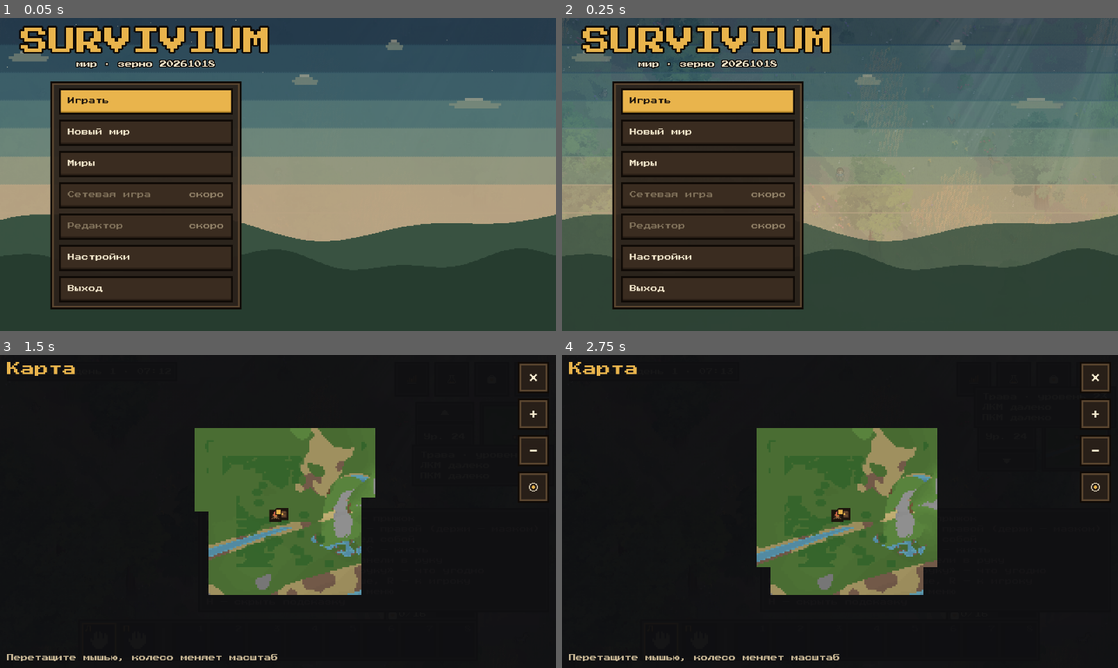
Above: before the commit, frames 1-4 (two rows, left to right).
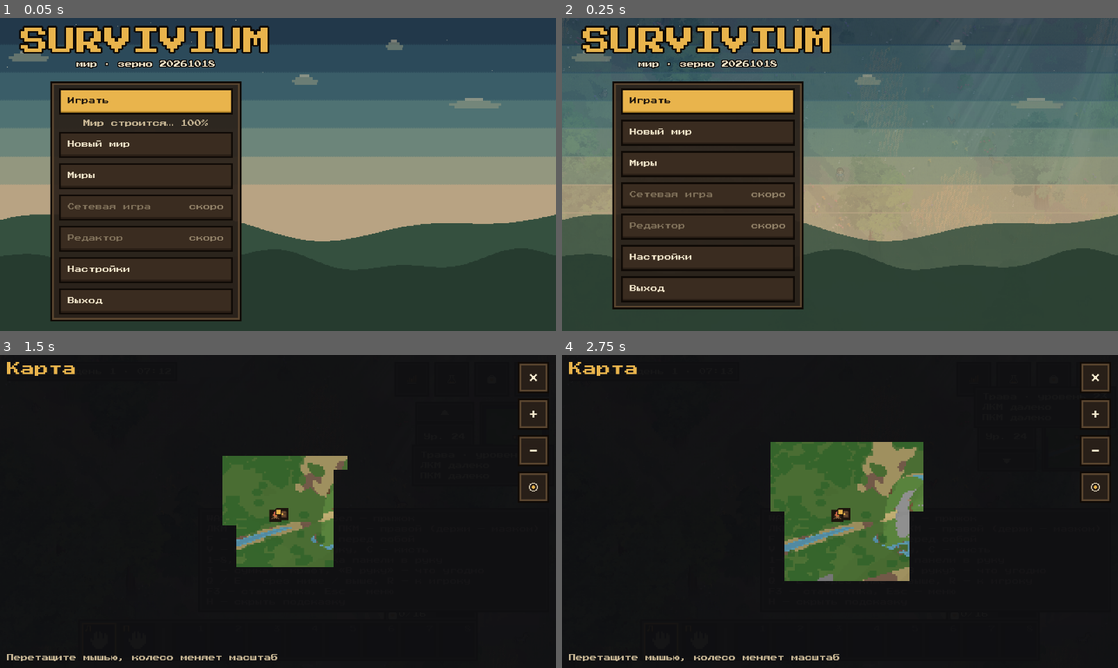
Above: after the commit, the same moments.

Repository: randomboygh/survivium
Game: Godot game, scene res://scenes/main.tscn
Two runs of this game, one before a commit and one after it. Both use one fixed random seed, a clock stepped at 60 frames per second and the inputs below.
Inputs (mouse positions are in pixels of both pictures, inside the frame that each line leads up to):
- Up to frame 1 (0.05 s): no input
- Up to frame 2 (0.25 s): no input
- Up to frame 3 (1.5 s): click "Играть" at 0.5 s; tap Enter at 1.25 s; drag from (511, 436) to (333, 442) at 1.27 s
- Up to frame 4 (2.75 s): click (973, 380) at 2 s

The runs differ from the first frame. In frame 1, 6.6% of the frame differs, in the area x 9-44%, y 32-97%; in frame 2, less than 0.1%; in frame 3, 9.0%, in the area x 35-68%, y 23-77%; in frame 4, 5.8%.
Error in both runs: Invalid type in function 'mow_targets' in base 'RefCounted (world_actions.gd)'. The array of argument 2 (Array) does not have the same element type as the expe…

Commit message:
Build the near chunks behind the main menu a step at a time
While the main menu is open the near chunks go through run_jobs within
LOAD_BUDGET_US (14 ms) a frame instead of build_near building whole chunks,
so the menu keeps moving while the world is made. On PC: frames 63 ms median
and 562 ms worst before, 15 ms median now; the world is ready ~10% later.
The loading screen and tools keep building at once.

Co-Authored-By: Claude Opus 5.5 <noreply@anthropic.com>
Claude-Session: https://claude.ai/code/session_01KNBeGbVRthiqYWcPUdZi1E

Diff:
--- a/src/client/main.gd
+++ b/src/client/main.gd
@@ -227,7 +227,10 @@
 		return
 	var t := Time.get_ticks_usec()
 	if not ready_to_play:
-		if chunks.build_near(40):
+		# Behind the main menu the chunks are built a step at a time (run_jobs below),
+		# so the menu does not stutter; else whole, as fast as it goes.
+		chunks.load_steps = menu != null and menu.is_open
+		if chunks.near_pending == 0 if chunks.load_steps else chunks.build_near(40):
 			hud.set_loading("")
 			hud.perf.world_ms = Time.get_ticks_msec() - start_ms
 			# Freezes while the world was being built are not the game's.
--- a/src/client/world/chunk_streamer.gd
+++ b/src/client/world/chunk_streamer.gd
@@ -45,6 +45,9 @@
 ## so what does not fit waits for the next frame.
 const CAP_BUDGET_US := 3000
 const EDIT_BUDGET_US := 9000
+## Microseconds a frame for building the near chunks behind the main menu (load_steps):
+## the menu keeps moving while the world is made, a little slower than at once.
+const LOAD_BUDGET_US := 14000
 const STREAM_BUDGET_US := 3000
 ## Chunks whose meshes are freed, and chunks forgotten, in one frame at most.
 const UNLOADS_PER_FRAME := 2
@@ -77,6 +80,9 @@
 var load_home := Vector2i(-1000000, 0)
 var unload_queue: Array[Vector2i] = []
 var drop_queue: Array[Vector2i] = []
+## The near chunks are built by run_jobs a step at a time within LOAD_BUDGET_US
+## (behind the main menu) instead of whole by build_near (the loading screen, tools).
+var load_steps := false
 var near_pending := 0
 var near_total := 0
 ## While the character lies dead, the respawn point the death screen offers first
@@ -385,7 +391,7 @@
 				job_edit = true
 				job_budget = EDIT_BUDGET_US
 				has_target = false
-			elif game.ready_to_play and (has_target or not pending_chunks.is_empty()):
+			elif (game.ready_to_play or load_steps) and (has_target or not pending_chunks.is_empty()):
 				if not has_target:
 					job_key = next_chunk()
 					has_target = true
@@ -393,6 +399,8 @@
 				var at := _load_chunk()
 				var near := maxi(absi(job_key.x - at.x), absi(job_key.y - at.y)) <= URGENT_CHUNKS
 				job_budget = EDIT_BUDGET_US if near else STREAM_BUDGET_US
+				if not game.ready_to_play:
+					job_budget = LOAD_BUDGET_US
 			else:
 				break
 			var need := _prerequisite(job_key)
@@ -423,13 +431,16 @@
 				break
 			job_part = 0
 			continue
-		if worked and not job_edit:
+		# Loading behind the menu, the parts go on while the budget lasts.
+		if worked and not job_edit and game.ready_to_play:
 			break
 		var finished := _finish_part()
 		worked = true
 		budget_us += Time.get_ticks_usec() - t1
 		if finished:
 			has_target = false
+			if not game.ready_to_play and not job_edit and _is_near(job_key, _player_chunk()):
+				near_pending = maxi(0, near_pending - 1)
 			if not job_edit:
 				game.hud.perf.chunks = chunk_nodes.size()
 			if not job_edit and pending_chunks.is_empty() and not map_done:
